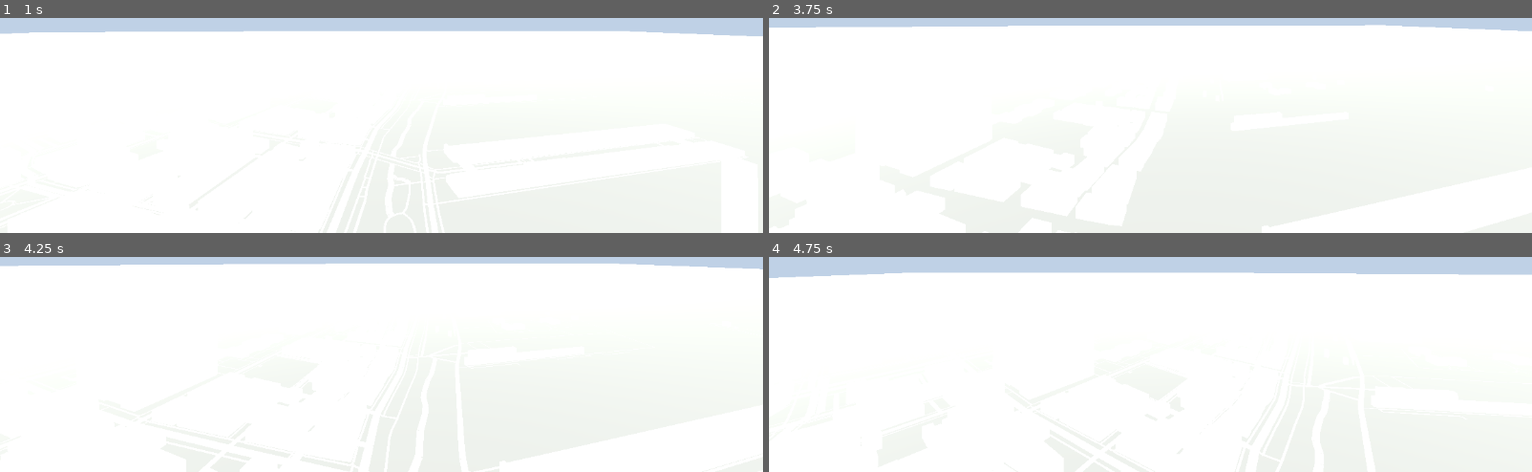
Above: before the commit, frames 1-4 (two rows, left to right).
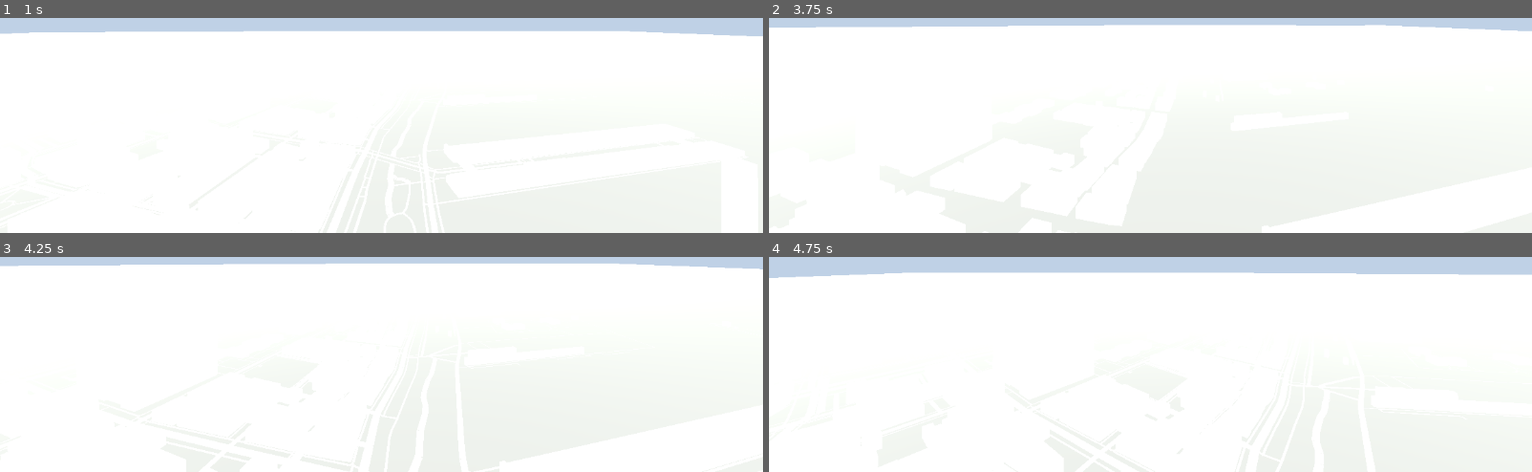
Above: after the commit, the same moments.

Repository: Aymanbalaa/grand-theft-poutine
Game: Godot game, scene res://scenes/main.tscn
The game is run twice, just before and just after one commit, with the same random seed, the same clock (stepped at 60 frames per second) and the same inputs.
Inputs (mouse positions are in pixels of both pictures, inside the frame that each line leads up to):
- Up to frame 1 (1 s): tap Enter at 0.5 s; move the mouse to (outside the picture) at 0.52 s; hold W from 0.53 s (still down); hold E from 0.53 s (still down)
- Up to frame 2 (3.75 s): keep holding W; move the mouse to (1112, 20) at 1.27 s; release E at 1.28 s; tap Q at 1.35 s; move the mouse to (outside the picture) at 2.02 s; hold Shift 2.03-2.78 s; move the mouse to (1142, 24) at 2.77 s; tap E at 2.85 s; move the mouse to (1203, 24) at 3.52 s; hold Q from 3.53 s (still down)
- Up to frame 3 (4.25 s): keep holding W; keep holding Q
- Up to frame 4 (4.75 s): keep holding W; tap Space at 4.25 s; move the mouse to (outside the picture) at 4.27 s; release Q at 4.28 s; tap Shift at 4.35 s

Frame 1 is identical in both runs. In frame 2, 0.1% of the frame differs, in the area x 43-70%, y 3-4%; in frame 3, less than 0.1%; in frame 4, less than 0.1%.

Commit message:
Cull tiles by horizontal distance; clamp camera pitch

Diff:
--- a/game/scripts/fly_camera.gd
+++ b/game/scripts/fly_camera.gd
@@ -11,6 +11,7 @@
 	if event is InputEventMouseMotion and Input.mouse_mode == Input.MOUSE_MODE_CAPTURED:
 		rotate_y(-event.relative.x * MOUSE_SENS)
 		rotate_object_local(Vector3.RIGHT, -event.relative.y * MOUSE_SENS)
+		rotation.x = clampf(rotation.x, deg_to_rad(-89.0), deg_to_rad(89.0))
 	if event.is_action_pressed("ui_cancel"):
 		Input.mouse_mode = Input.MOUSE_MODE_VISIBLE if Input.mouse_mode == Input.MOUSE_MODE_CAPTURED else Input.MOUSE_MODE_CAPTURED
 
--- a/game/scripts/tile_loader.gd
+++ b/game/scripts/tile_loader.gd
@@ -35,8 +35,10 @@
 		if _camera == null:
 			return
 	var cam_pos := _camera.global_position
+	var cam_xz := Vector2(cam_pos.x, cam_pos.z)
 	for t in _tiles:
-		var visible_now: bool = t["center"].distance_to(cam_pos) < view_distance + _tile_size
+		var center: Vector3 = t["center"]
+		var visible_now: bool = Vector2(center.x, center.z).distance_to(cam_xz) < view_distance + _tile_size
 		(t["node"] as Node3D).visible = visible_now
 
 func loaded_tile_count() -> int:
